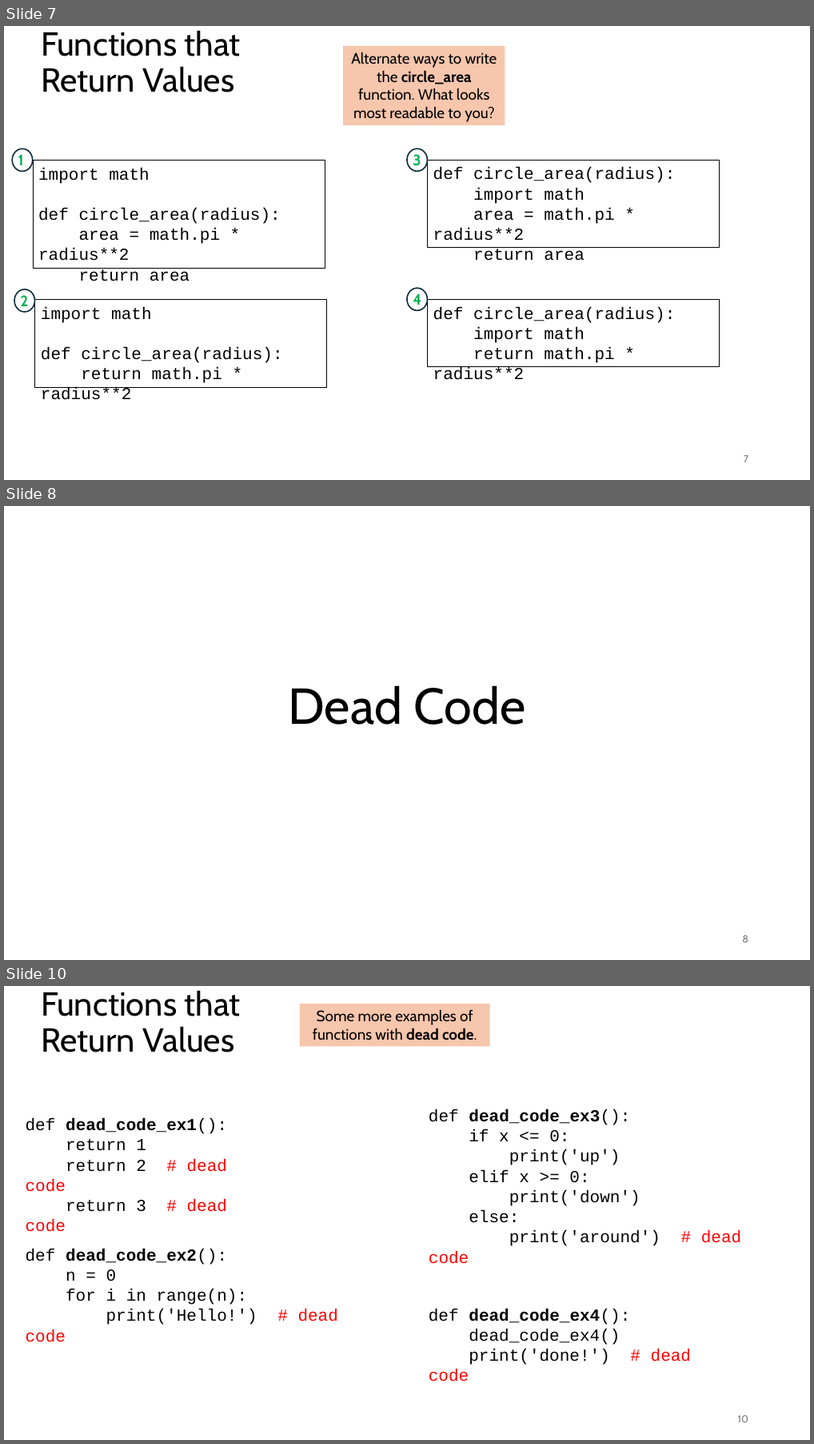
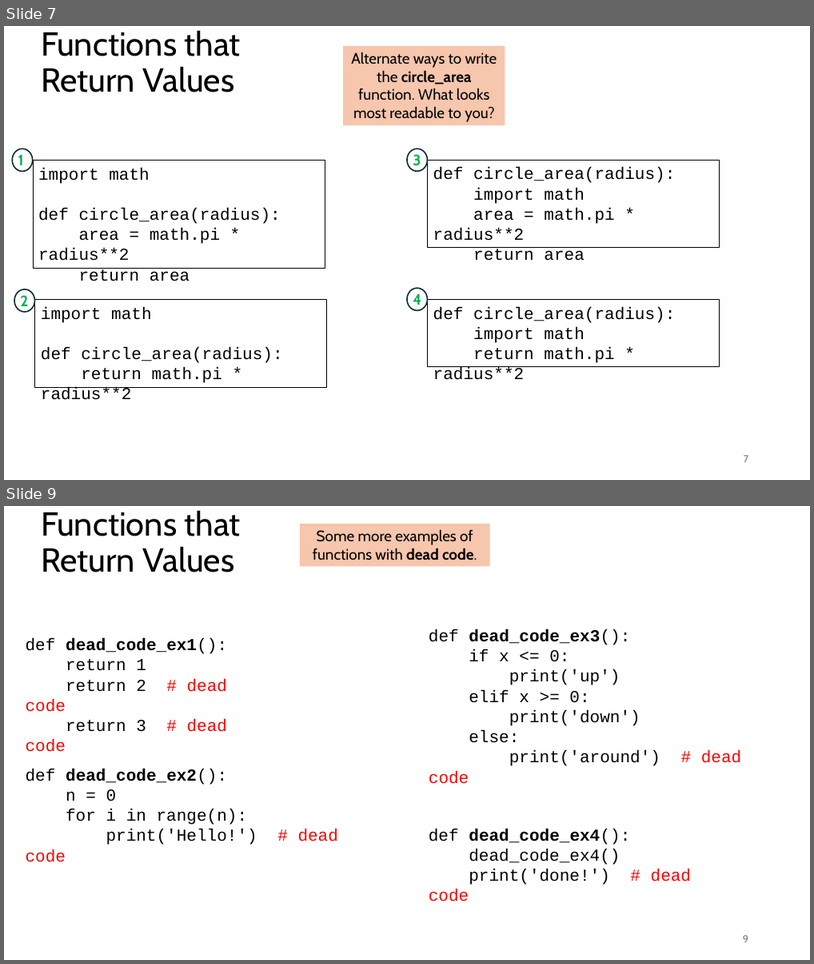
Before and after one commit to tjd1234/cmpt120spring2026, a slide deck: lecture_notes/chapter6/chapter6.pptx. Shown one above the other, each under a label of ours: slides 7, 8 and 10 before the commit, slides 7 and 9 after it; the slides between them are not shown. The pictures are 814x1444 and 814x964 pixels, drawn with LibreOffice and Linux fonts; fonts in the diff are those of the drawing. Boxes give left, top, right and bottom in pixels: in the first picture for what was removed or moved away, otherwise in the second. Text is boxed around its words. In the diff, an @@ line names an element or a change of style, - is before the commit and + after.

```diff
--- a/lecture_notes/chapter6/chapter6.pptx
+++ b/lecture_notes/chapter6/chapter6.pptx
@@ slide 8 removed at (x1=4, y1=506, x2=810, y2=960), background #FFFFFF @@
@@ title removed at (x1=289, y1=685, x2=526, y2=724) @@
-Dead Code
@@ page number removed at (x1=742, y1=935, x2=749, y2=942) @@
-8
@@ what was slide 10 is now slide 9 @@
@@ page number at (x1=743, y1=935, x2=749, y2=942): text changed @@
-10
+9
```
Also in this commit, not shown: 16 slides changed, 4 slides added, 3 other slides removed, 2 other files.
